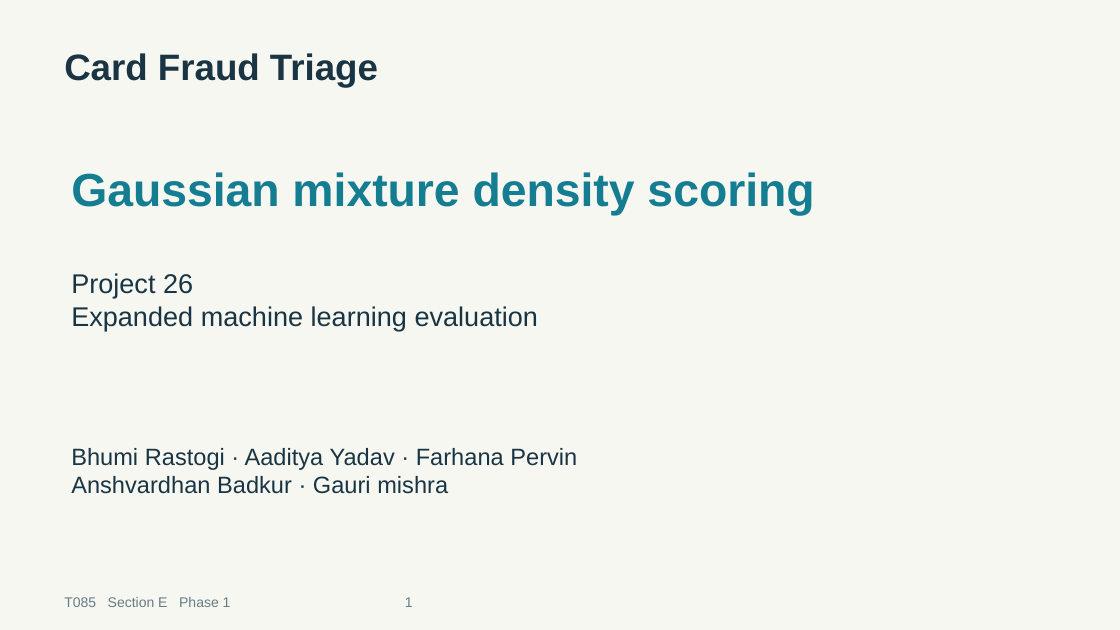
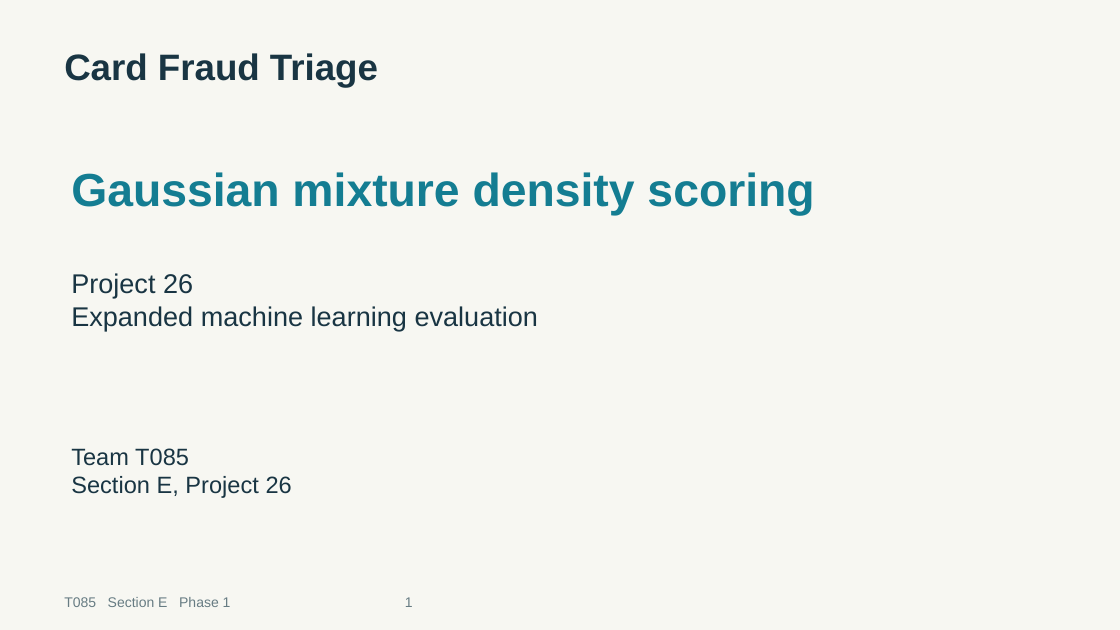
Before and after one commit to aaditya599fx/T085-CardFraudTriage-AML-Phase1, a slide deck: slide 1 of docs/T085_Phase1.pptx. Drawn at 1120x630 pixels with LibreOffice and Linux fonts; fonts in the diff are those of the drawing. Boxes give left, top, right and bottom in pixels: in the first picture for what was removed or moved away, otherwise in the second. Text is boxed around its words. In the diff, an @@ line names an element or a change of style, - is before the commit and + after.

```diff
--- a/docs/T085_Phase1.pptx
+++ b/docs/T085_Phase1.pptx
@@ text at (71, 448, 292, 498): text changed @@
-Bhumi Rastogi · Aaditya Yadav · Farhana Pervin
-Anshvardhan Badkur · Gauri mishra
+Team T085
+Section E, Project 26
```
Also in this commit, not shown: 1 other slide changed, 22 other files.
